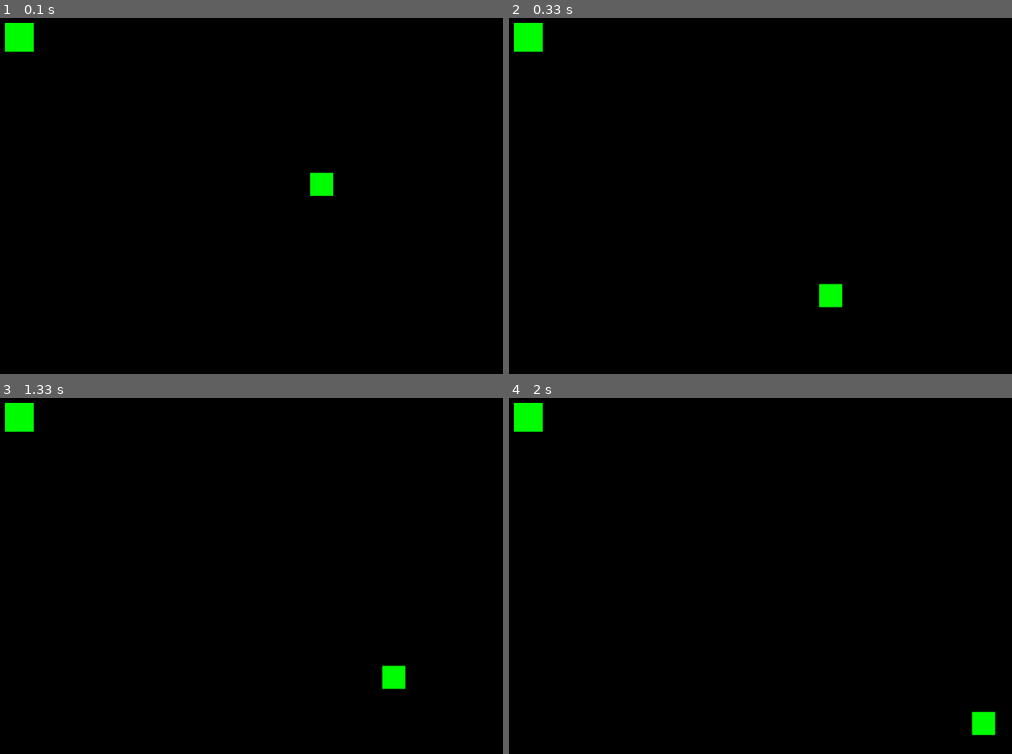
Above: before the commit, frames 1-4 (two rows, left to right).
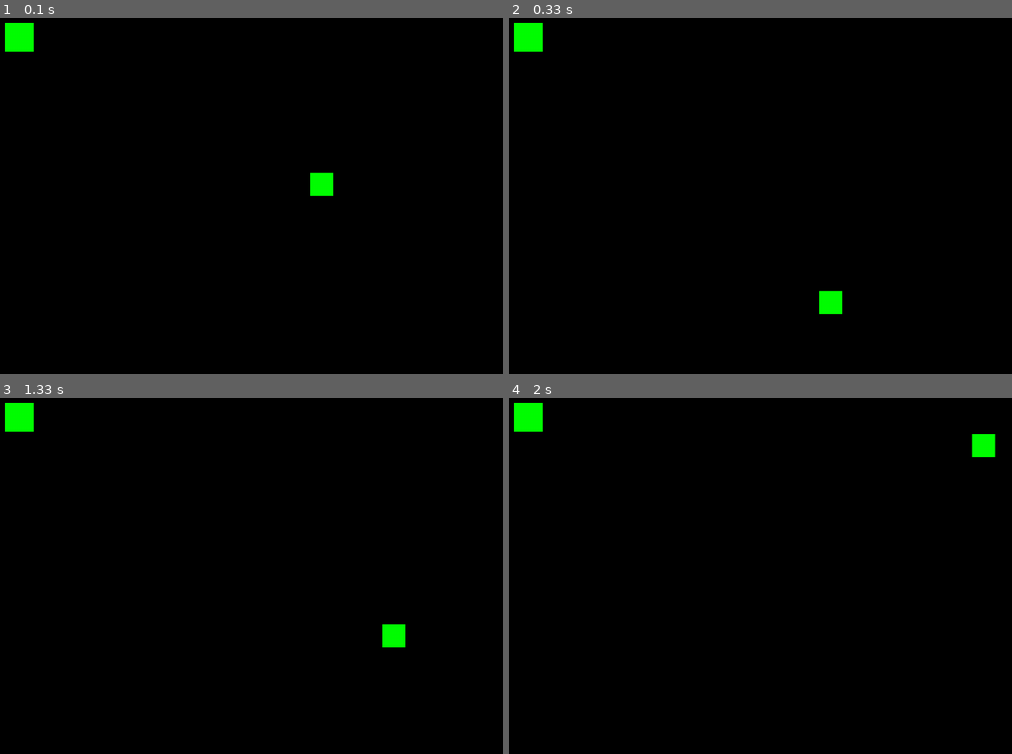
Above: after the commit, the same moments.

Repository: ChillinIguess/f-rste-pygame-prosjekt
Game: pygame game, started from Index.py
The game is run twice, just before and just after one commit, with the same random seed, the same clock (stepped at 60 frames per second) and the same inputs.
Inputs:
- Up to frame 1 (0.1 s): no input
- Up to frame 2 (0.33 s): no input
- Up to frame 3 (1.33 s): tap A at 0.33 s; hold Right 0.67-1.13 s; hold Up from 1.17 s (still down)
- Up to frame 4 (2 s): release Up at 1.47 s; hold Right 1.5-1.97 s

Frame 1 is identical in both runs. In frame 2, 0.2% of the frame differs, in the area x 61-67%, y 74-84%; in frame 3, 0.6%; in frame 4, 0.6%, in the area x 92-97%, y 10-95%.

Commit message:
Added max fall speed

Diff:
--- a/Index.py
+++ b/Index.py
@@ -18,11 +18,12 @@
 #Gravity
 playerVelocityY = 0
 gravity = 0.5
-jump_strength = -12
+jump_strength = -20
 on_ground = False
 gravityplus = 3
 fastFall = 1
 ground_y = gameHeight
+maxFallSpeed = 20
 #Glidning
 playerVelocityX = 0
 sliding = 0.5
@@ -144,13 +145,14 @@
                 playerVelocityY = jump_strength - gravityplus
 
           #Faster fall downwards
-    if playerVelocityY > 2 and playerVelocityY <15:
+    if playerVelocityY > 2 and playerVelocityY <maxFallSpeed:
                 playerVelocityY += fastFall
 
+    #Makes sure that there is a max fall speed
+    if playerVelocityY > maxFallSpeed:
+        playerVelocityY = maxFallSpeed
 
-
-
-
+    print(playerVelocityY)
 
 
 
